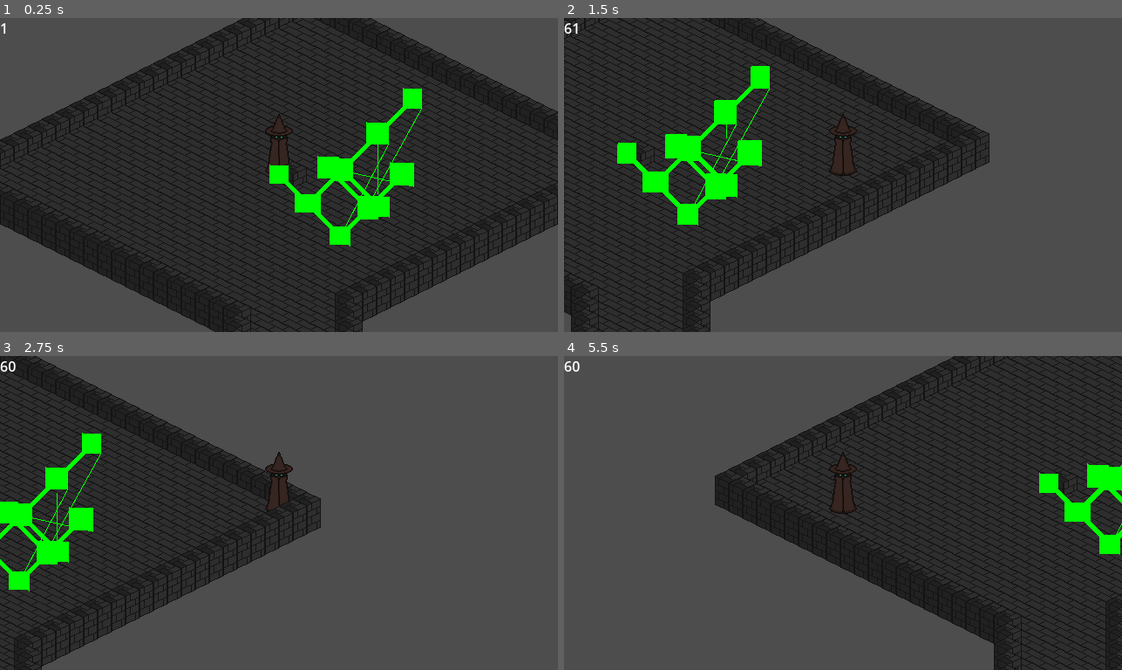
Above: before the commit, frames 1-4 (two rows, left to right).
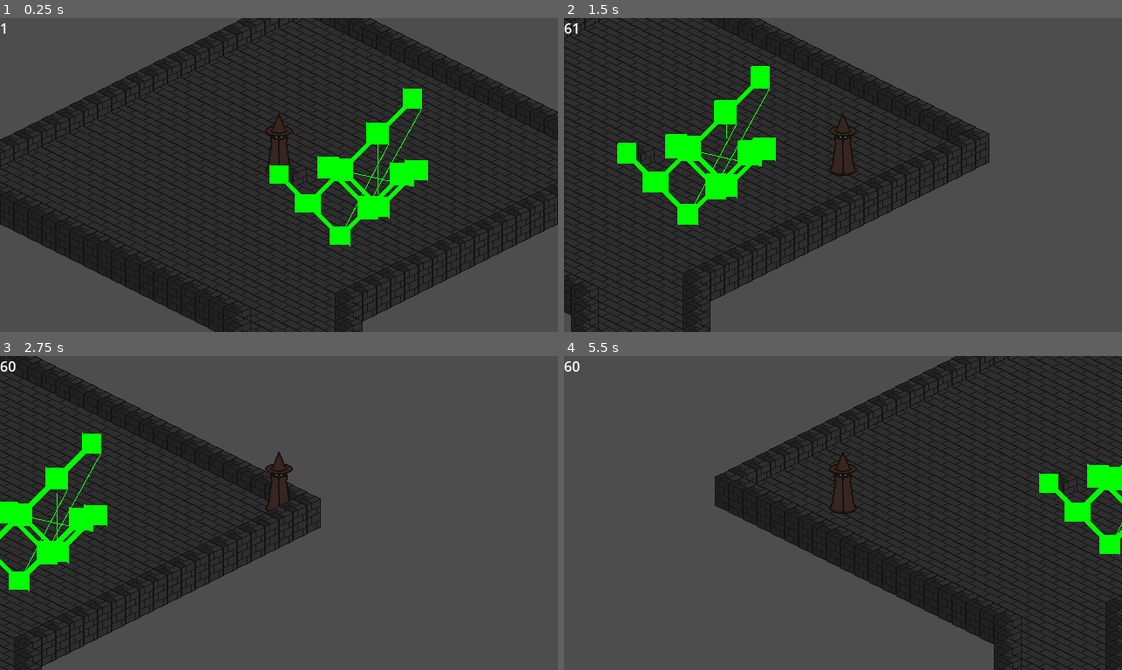
Above: after the commit, the same moments.

Repository: EightLimbed/Knowledge-is-Power
Game: Godot game, scene res://Main/Game.tscn
Two runs of this game, one before a commit and one after it. Both use one fixed random seed, a clock stepped at 60 frames per second and the inputs below.
Inputs:
- Up to frame 1 (0.25 s): no input
- Up to frame 2 (1.5 s): tap Enter at 0.5 s; hold Right (ui_right) 0.53-1.28 s; hold Down (ui_down) from 1.28 s (still down)
- Up to frame 3 (2.75 s): release Down (ui_down) at 2.03 s; hold Right (ui_right) from 2.03 s (still down)
- Up to frame 4 (5.5 s): release Right (ui_right) at 2.78 s; hold Up (ui_up) 2.78-3.53 s; hold Left (ui_left) 3.53-5.03 s; hold Down (ui_down) from 5.03 s (still down)

The runs differ from the first frame. In frame 1, 0.2% of the frame differs, in the area x 69-77%, y 45-64%; in frame 2, 0.2%; in frame 3, 0.3%; in frame 4, 14%, in the area x 27-100%, y 0-100%.

Commit message:
Test Commit

Diff:
--- a/Dungeons/Dungeon_Artist.gd
+++ b/Dungeons/Dungeon_Artist.gd
@@ -6,7 +6,7 @@
 @export var room_centers = []
 
 func _ready():
-	draw_dungeon(Vector2(0, 0), 10, 2)
+	draw_dungeon(Vector2(0, 0), 11, 2)
 	queue_redraw()
 
 func draw_dungeon(coordinates: Vector2, room_count, branch_rarity):
